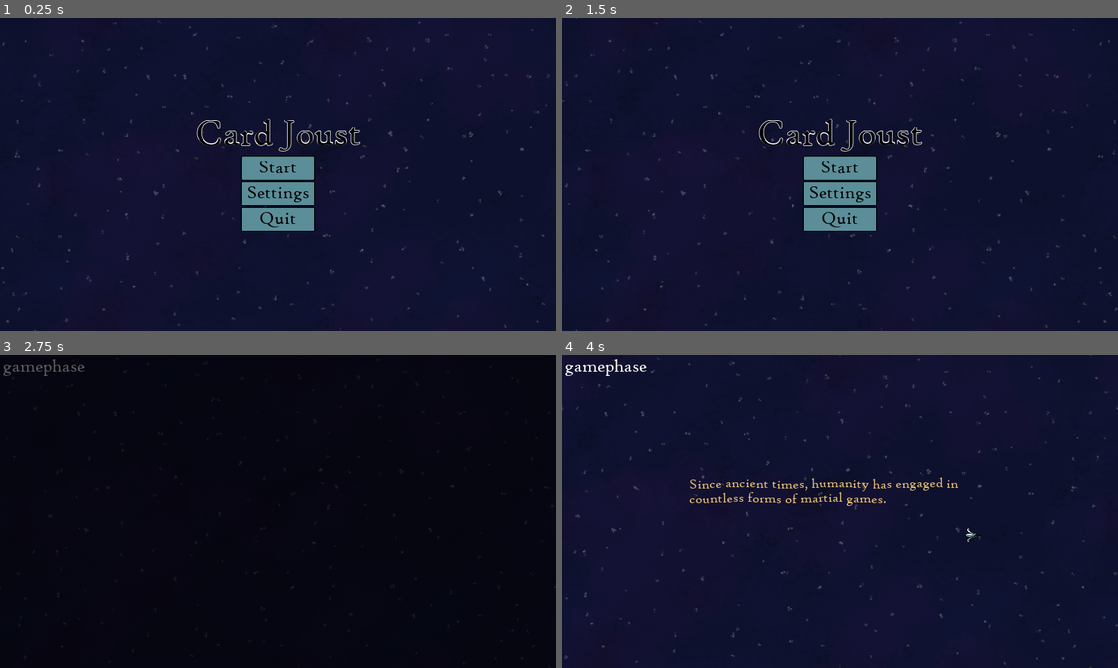
Above: before the commit, frames 1-4 (two rows, left to right).
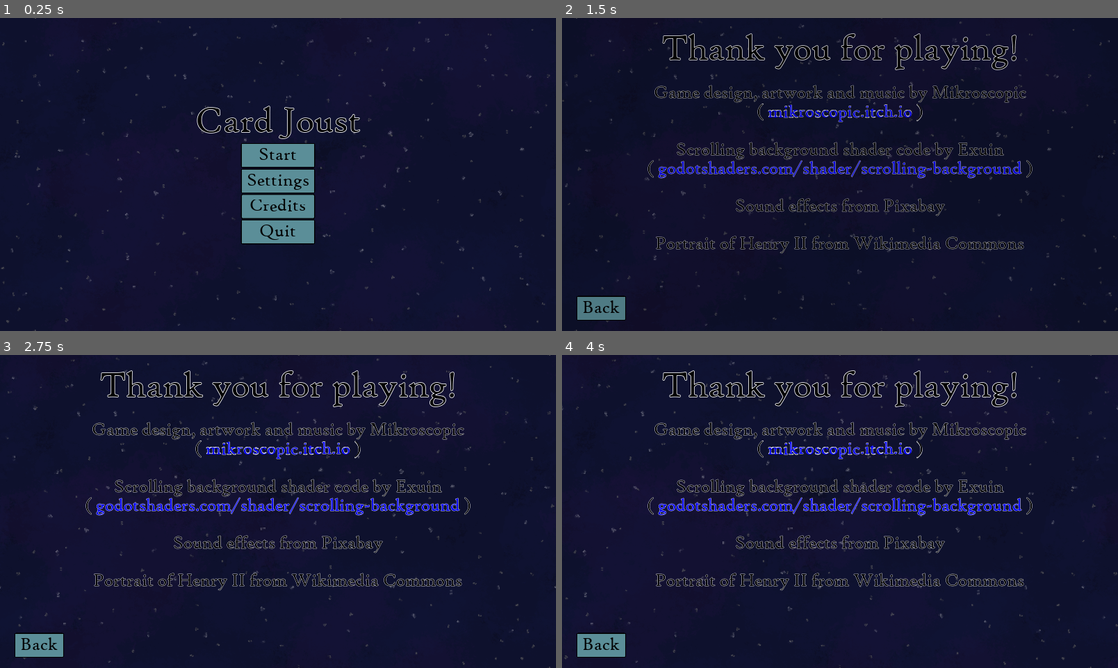
Above: after the commit, the same moments.

Repository: Mikroscopic/card-joust
Game: Godot game, scene res://scenes/scn_ui_main_menu.tscn
Same seed, same stepped clock (60 frames per second), same inputs: the game is played once before the commit and once after it.
Inputs (mouse positions are in pixels of both pictures, inside the frame that each line leads up to):
- Up to frame 1 (0.25 s): no input
- Up to frame 2 (1.5 s): click (840, 205) at 0.5 s, where only the run after the commit has a clickable "Credits"; click (600, 309) at 1.25 s, where only the run after the commit has a clickable "Back"
- Up to frame 3 (2.75 s): click (278, 505) at 2 s, where only the run before the commit has a clickable "Start"
- Up to frame 4 (4 s): move the mouse to (962, 495) at 2.77 s; click (962, 495) at 2.85 s; move the mouse to (728, 527) at 3.52 s; click (728, 527) at 3.6 s

The runs differ from the first frame. In frame 1, 3.4% of the frame differs, in the area x 35-65%, y 28-73%; in frame 2, 11%; in frame 3, 97%, in the area x 0-100%, y 0-100%; in frame 4, 8.9%.

Commit message:
Add credits screen

Diff:
--- /dev/null
+++ b/scenes/scn_ui_credits.tscn
@@ -0,0 +1,76 @@
+[gd_scene load_steps=7 format=2]
+
+[ext_resource path="res://assets/themes/theme_hud_main.tres" type="Theme" id=1]
+[ext_resource path="res://scripts/scene_scripts/scn_ui_credits.gd" type="Script" id=2]
+[ext_resource path="res://assets/themes/fnt_hud_02.tres" type="DynamicFont" id=3]
+[ext_resource path="res://assets/themes/fnt_title.tres" type="DynamicFont" id=4]
+
+[sub_resource type="InputEventAction" id=1]
+action = "ui_cancel"
+
+[sub_resource type="ShortCut" id=2]
+shortcut = SubResource( 1 )
+
+[node name="ScnUiCredits" type="Control"]
+anchor_right = 1.0
+anchor_bottom = 1.0
+theme = ExtResource( 1 )
+script = ExtResource( 2 )
+
+[node name="CenterContainer" type="CenterContainer" parent="."]
+anchor_right = 1.0
+anchor_bottom = 1.0
+
+[node name="VBoxContainer" type="VBoxContainer" parent="CenterContainer"]
+margin_left = 210.0
+margin_top = 50.0
+margin_right = 1710.0
+margin_bottom = 1029.0
+custom_constants/separation = 50
+
+[node name="Thanks" type="Label" parent="CenterContainer/VBoxContainer"]
+margin_right = 1500.0
+margin_bottom = 129.0
+custom_fonts/font = ExtResource( 4 )
+text = "Thank you for playing!"
+align = 1
+
+[node name="RichTextLabel" type="RichTextLabel" parent="CenterContainer/VBoxContainer"]
+margin_top = 179.0
+margin_right = 1500.0
+margin_bottom = 979.0
+rect_min_size = Vector2( 1500, 800 )
+custom_fonts/normal_font = ExtResource( 3 )
+bbcode_enabled = true
+bbcode_text = "[center]Game design, artwork and music by Mikroscopic
+( [color=blue]mikroscopic.itch.io[/color] )
+
+Scrolling background shader code by Exuin
+( [color=blue]godotshaders.com/shader/scrolling-background[/color] )
+
+Sound effects from Pixabay
+
+Portrait of Henry II from Wikimedia Commons[/center]"
+text = "Game design, artwork and music by Mikroscopic
+( mikroscopic.itch.io )
+
+Scrolling background shader code by Exuin
+( godotshaders.com/shader/scrolling-background )
+
+Sound effects from Pixabay
+
+Portrait of Henry II from Wikimedia Commons"
+
+[node name="BtnBack" type="Button" parent="."]
+anchor_top = 1.0
+anchor_bottom = 1.0
+margin_left = 50.0
+margin_top = -121.0
+margin_right = 221.0
+margin_bottom = -36.0
+mouse_default_cursor_shape = 2
+theme = ExtResource( 1 )
+shortcut = SubResource( 2 )
+text = "Back"
+
+[connection signal="pressed" from="BtnBack" to="." method="_on_BtnBack_pressed"]
--- a/scenes/scn_ui_main_menu.tscn
+++ b/scenes/scn_ui_main_menu.tscn
@@ -24,9 +24,9 @@
 
 [node name="VBoxContainer" type="VBoxContainer" parent="MainMenu"]
 margin_left = 672.0
-margin_top = 342.0
+margin_top = 297.0
 margin_right = 1247.0
-margin_bottom = 738.0
+margin_bottom = 782.0
 
 [node name="Label" type="Label" parent="MainMenu/VBoxContainer"]
 margin_right = 575.0
@@ -37,12 +37,12 @@
 [node name="CenterContainer" type="CenterContainer" parent="MainMenu/VBoxContainer"]
 margin_top = 133.0
 margin_right = 575.0
-margin_bottom = 396.0
+margin_bottom = 485.0
 
 [node name="VBoxContainer" type="VBoxContainer" parent="MainMenu/VBoxContainer/CenterContainer"]
 margin_left = 157.0
 margin_right = 417.0
-margin_bottom = 263.0
+margin_bottom = 352.0
 
 [node name="BtnNewGame" type="Button" parent="MainMenu/VBoxContainer/CenterContainer/VBoxContainer"]
 margin_right = 260.0
@@ -65,10 +65,17 @@
 mouse_default_cursor_shape = 2
 text = "Settings"
 
-[node name="BtnQuit" type="Button" parent="MainMenu/VBoxContainer/CenterContainer/VBoxContainer"]
+[node name="BtnCredits" type="Button" parent="MainMenu/VBoxContainer/CenterContainer/VBoxContainer"]
 margin_top = 178.0
 margin_right = 260.0
 margin_bottom = 263.0
+mouse_default_cursor_shape = 2
+text = "Credits"
+
+[node name="BtnQuit" type="Button" parent="MainMenu/VBoxContainer/CenterContainer/VBoxContainer"]
+margin_top = 267.0
+margin_right = 260.0
+margin_bottom = 352.0
 mouse_default_cursor_shape = 2
 text = "Quit"
 
@@ -143,6 +150,7 @@
 [connection signal="pressed" from="MainMenu/VBoxContainer/CenterContainer/VBoxContainer/BtnNewGame" to="." method="_on_BtnNewGame_pressed"]
 [connection signal="pressed" from="MainMenu/VBoxContainer/CenterContainer/VBoxContainer/BtnLvlSelect" to="." method="_on_BtnLvlSelect_pressed"]
 [connection signal="pressed" from="MainMenu/VBoxContainer/CenterContainer/VBoxContainer/BtnSettings" to="." method="_on_BtnSettings_pressed"]
+[connection signal="pressed" from="MainMenu/VBoxContainer/CenterContainer/VBoxContainer/BtnCredits" to="." method="_on_BtnCredits_pressed"]
 [connection signal="pressed" from="MainMenu/VBoxContainer/CenterContainer/VBoxContainer/BtnQuit" to="." method="_on_BtnQuit_pressed"]
 [connection signal="pressed" from="LevelSelectMenu/CenterContainer/VBoxContainer/CenterContainer/VBoxContainer/BtnLvl0" to="." method="_on_BtnLvl0_pressed"]
 [connection signal="pressed" from="LevelSelectMenu/CenterContainer/VBoxContainer/CenterContainer/VBoxContainer/BtnLvl1" to="." method="_on_BtnLvl1_pressed"]
--- /dev/null
+++ b/scripts/scene_scripts/scn_ui_credits.gd
@@ -0,0 +1,5 @@
+extends Control
+
+
+func _on_BtnBack_pressed():
+	SceneController.change_scene_fade("res://scenes/scn_ui_main_menu.tscn", 1.0)
--- a/scripts/scene_scripts/scn_ui_main_menu.gd
+++ b/scripts/scene_scripts/scn_ui_main_menu.gd
@@ -45,6 +45,10 @@
 	$ScnUiSettingsMenu.show()
 
 
+func _on_BtnCredits_pressed():
+	SceneController.change_scene_fade("res://scenes/scn_ui_credits.tscn", 1.0)
+
+
 func _on_BtnQuit_pressed():
 	get_tree().notification(MainLoop.NOTIFICATION_WM_QUIT_REQUEST)
 
--- a/scripts/scene_scripts/scn_ui_overlay.gd
+++ b/scripts/scene_scripts/scn_ui_overlay.gd
@@ -17,7 +17,7 @@
 	if progress & (1 << 1) != 0:
 		next_scene = "res://scenes/scn_card_battle_midas.tscn"
 	if progress & (1 << 2) != 0:
-		next_scene = "res://scenes/scn_ui_main_menu.tscn"
+		next_scene = "res://scenes/scn_ui_credits.tscn"
 	SceneController.change_scene_fade(next_scene, 1.0)
 
 
Not shown: 1 places in scenes/scn_ui_settings_menu.tscn that only renumber resources
